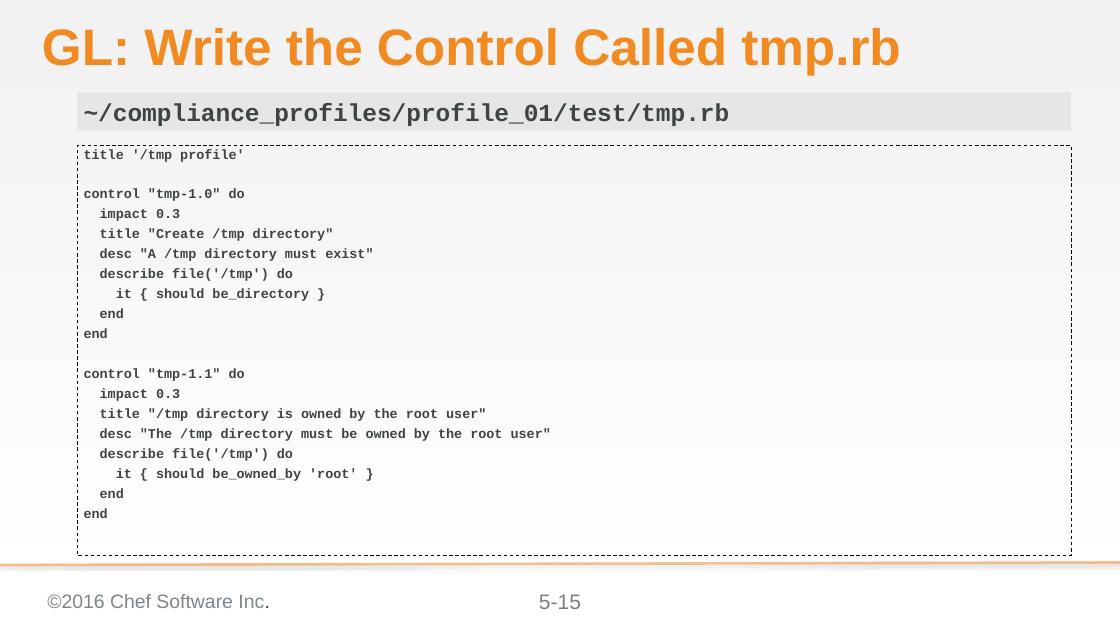
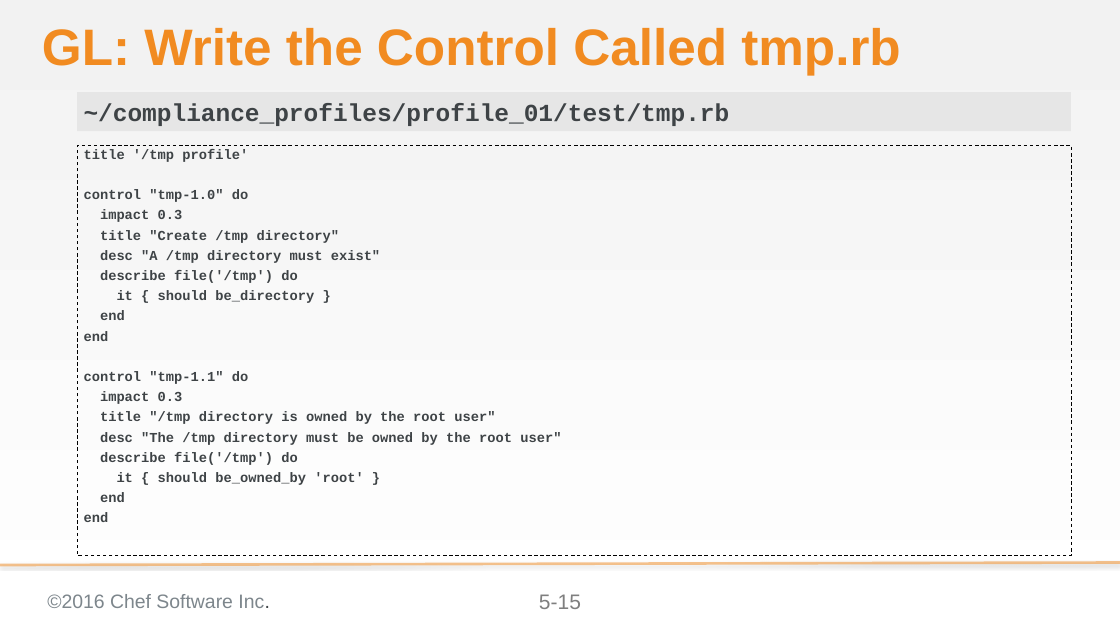
Before and after one commit to bchamby/chef-compliance-installation-configuration-operation, a slide deck: slide 15 of 05-creating-custom-profiles.pptx. Drawn at 1120x630 pixels with LibreOffice and Linux fonts; fonts in the diff are those of the drawing; background and template pictures are left out. Boxes give left, top, right and bottom in pixels: in the first picture for what was removed or moved away, otherwise in the second. Text is boxed around its words. In the diff, an @@ line names an element or a change of style, - is before the commit and + after.

```diff
--- a/05-creating-custom-profiles.pptx
+++ b/05-creating-custom-profiles.pptx
@@ text "title '/tmp profile'" at (77,146,1071,556): size 15.4 to 15.7 pt @@
```
Also in this commit, not shown: 1 other slide changed.
